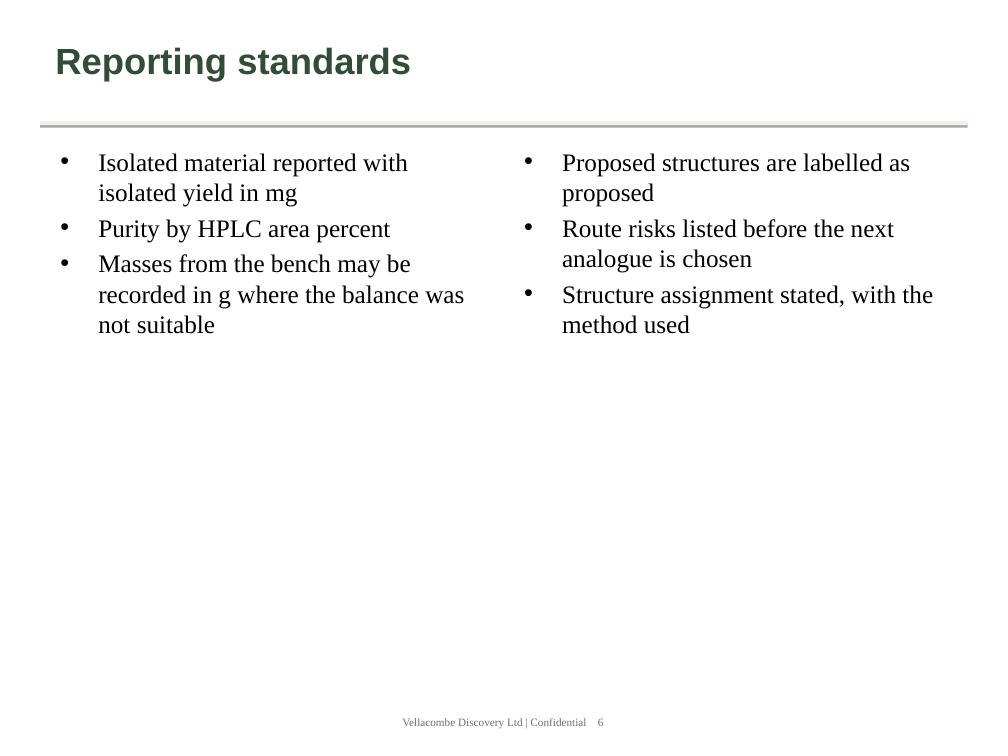
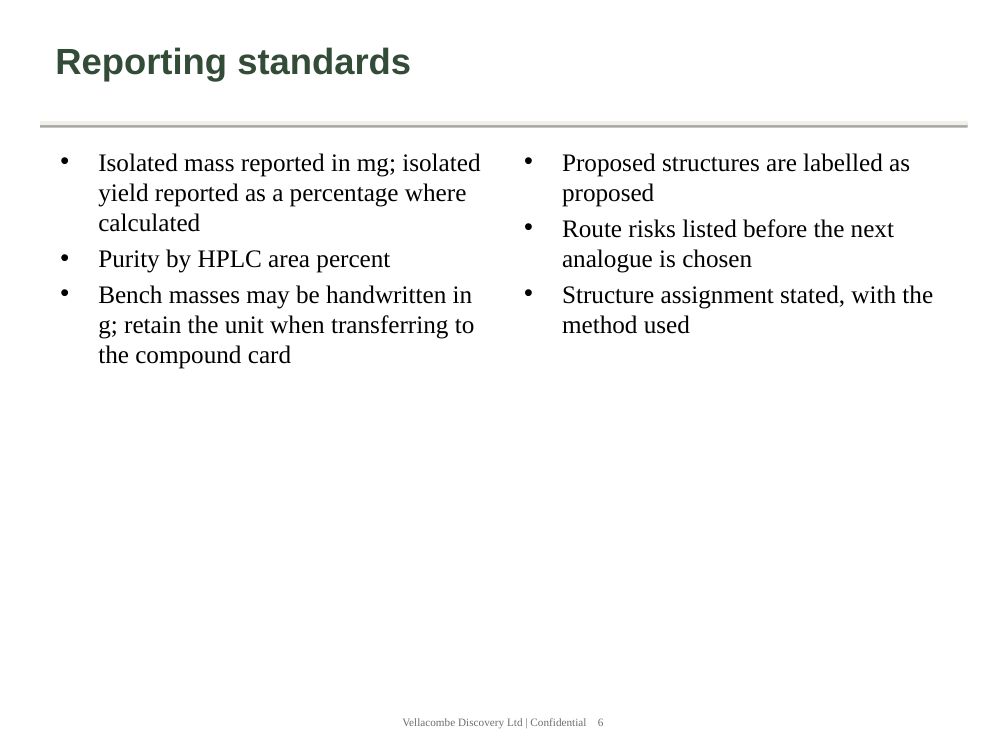
Before and after one commit to 60xAI/portco-mock-dataset, a slide deck: slide 6 of output/archive/Archive/Users/omerriman_old_laptop/Pitches/2007/VD_Chemistry_16May07.ppt. Drawn at 1008x756 pixels with LibreOffice and Linux fonts; fonts in the diff are those of the drawing. Boxes give left, top, right and bottom in pixels: in the first picture for what was removed or moved away, otherwise in the second. Text is boxed around its words. In the diff, an @@ line names an element or a change of style, - is before the commit and + after.

```diff
--- a/output/archive/Archive/Users/omerriman_old_laptop/Pitches/2007/VD_Chemistry_16May07.ppt
+++ b/output/archive/Archive/Users/omerriman_old_laptop/Pitches/2007/VD_Chemistry_16May07.ppt
@@ text at <box>98,153,480,232</box>: text changed @@
-• Isolated material reported with isolated yield in mg
+• Isolated mass reported in mg; isolated yield reported as a percentage where calculated
@@ text at <box>98,285,475,369</box>: text changed @@
-• Masses from the bench may be recorded in g where the balance was not suitable
+• Bench masses may be handwritten in g; retain the unit when transferring to the compound card
```
Also in this commit, not shown: 1 other slide changed, 1 other file.
